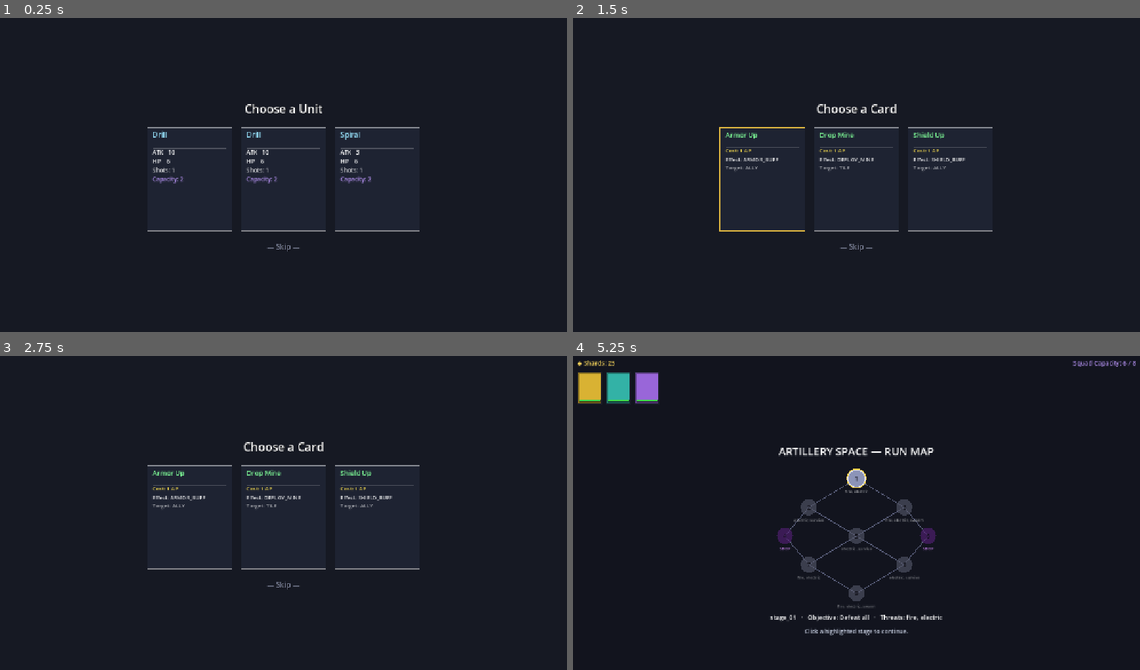
Above: before the commit, frames 1-4 (two rows, left to right).
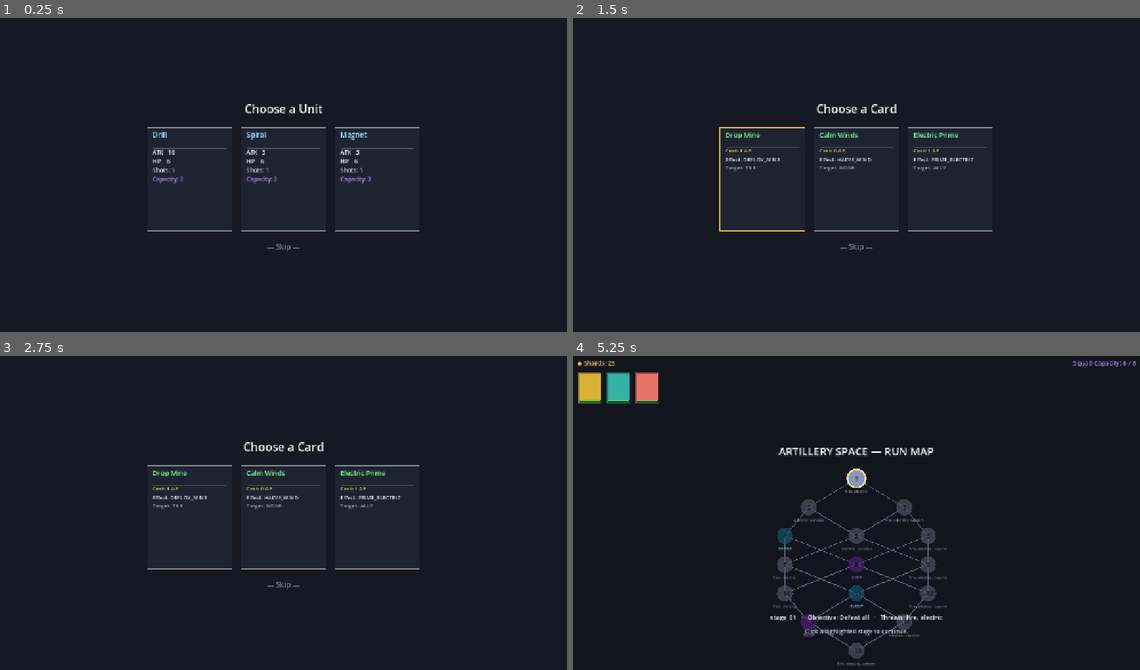
Above: after the commit, the same moments.

Repository: chubas/artillery-roguelike
Game: Godot game, scene res://world/run_controller.tscn
Two runs of this game, one before a commit and one after it. Both use one fixed random seed, a clock stepped at 60 frames per second and the inputs below.
Inputs (mouse positions are in pixels of both pictures, inside the frame that each line leads up to):
- Up to frame 1 (0.25 s): no input
- Up to frame 2 (1.5 s): tap Enter at 0.5 s; move the mouse to (981, 159) at 0.52 s; hold Right 0.53-1.25 s; tap K at 0.6 s; click (981, 159) at 0.67 s; tap Space at 0.77, 1.07, 1.25 s; tap Q at 0.8 s; drag from (743, 193) to (828, 240) at 1.27 s
- Up to frame 3 (2.75 s): tap Enter at 2 s; move the mouse to (340, 443) at 2.02 s; hold Right from 2.03 s (still down); tap E at 2.1 s; click (340, 443) at 2.17 s; tap Space at 2.3 s
- Up to frame 4 (5.25 s): release Right at 2.75 s; tap Space at 2.75, 3.77, 4.07, 4.25 s; drag from (828, 578) to (686, 465) at 2.77 s; tap Enter at 3.5, 5.1 s; move the mouse to (1026, 563) at 3.52 s; hold Left 3.53-4.25 s; tap K at 3.6 s; click (1026, 563) at 3.67 s; tap Q at 3.8 s; drag from (686, 465) to (771, 434) at 4.27 s; move the mouse to (884, 513) at 5.02 s; hold Down from 5.03 s (still down); click (884, 513) at 5.17 s

The runs differ from the first frame. In frame 1, 0.1% of the frame differs, in the area x 43-65%, y 35-44%; in frame 2, 0.4%; in frame 3, 0.4%; in frame 4, 2.5%, in the area x 10-66%, y 5-99%.

Commit message:
Added Special Events nodes

Diff:
--- a/autoloads/features.gd
+++ b/autoloads/features.gd
@@ -31,3 +31,4 @@
 var stage_rng_enabled        : bool = true  # M33: seeded RNG per stage and combat
 var run_seed                 : int  = 42    # M33: 0 = random each run; nonzero = fixed seed (repeatable)
 var shop_enabled             : bool = true  # M34: shop node type + purchase screen
+var events_enabled           : bool = true  # M35: event node type + event screen
--- a/autoloads/run.gd
+++ b/autoloads/run.gd
@@ -12,6 +12,10 @@
 	"res://data/stages/stage_01.tres",
 	"res://data/stages/stage_02.tres",
 	"res://data/stages/stage_03.tres",
+]
+const _EVENT_PATHS : Array = [
+	"res://data/events/resources/event_triage.tres",
+	"res://data/events/resources/event_blood_price.tres",
 ]
 const _DEFAULT_DECK : Array = [   # [path, copies]
 	["res://data/cards/direct_strike.tres", 3],
@@ -62,7 +66,7 @@
 		"res://data/cards/fire_prime.tres",
 		"res://data/cards/electric_prime.tres",
 	]
-	rs.map = MapState.build_diamond(_DEFAULT_MAP)
+	rs.map = MapState.build_run_map(_DEFAULT_MAP, _EVENT_PATHS)
 	var _run_seed : int = Features.run_seed if Features.run_seed != 0 else randi()
 	rs.run_meta = { "seed": _run_seed, "act": 1, "stage_index": 0, "faction": Faction.ARMY }
 	rs.resources["shards"] = 25
--- /dev/null
+++ b/data/event_def.gd
@@ -0,0 +1,19 @@
+# Base class for out-of-combat event nodes. Subclasses implement choices() and resolve().
+# Baked as .tres resources and referenced by MapNode.event_path.
+class_name EventDef
+extends Resource
+
+@export var event_id    : String = ""
+@export var title       : String = ""
+@export var description : String = ""
+@export var act_tags    : Array[String] = ["act_1"]
+
+## Returns choice descriptors for the event screen.
+## Each dict: { label: String, available: bool }
+## Called at display time so dynamic content (unit names, HP) is current.
+func choices(_rs: RunState) -> Array[Dictionary]:
+	return []
+
+## Apply the chosen option to the run state. choice_index matches choices() order.
+func resolve(_choice_index: int, _rs: RunState) -> void:
+	pass
--- /dev/null
+++ b/data/events/resources/event_blood_price.tres
@@ -0,0 +1,9 @@
+[gd_resource type="Resource" script_class="EventBloodPrice" format=3]
+
+[ext_resource type="Script" path="res://data/events/scripts/event_blood_price.gd" id="1_054uj"]
+
+[resource]
+script = ExtResource("1_054uj")
+event_id = "blood_price"
+title = "Blood Price"
+description = "A black market contact offers a deal. The price is steep."
--- /dev/null
+++ b/data/events/resources/event_triage.tres
@@ -0,0 +1,9 @@
+[gd_resource type="Resource" script_class="EventTriage" format=3]
+
+[ext_resource type="Script" path="res://data/events/scripts/event_triage.gd" id="1_4ebo3"]
+
+[resource]
+script = ExtResource("1_4ebo3")
+event_id = "field_triage"
+title = "Field Triage"
+description = "Your medic scavenges supplies. Choose how to use them."
--- /dev/null
+++ b/data/events/scripts/event_blood_price.gd
@@ -0,0 +1,39 @@
+# Blood Price event: take 10 free shards OR sacrifice 3 HP from the highest-HP unit for 20 shards.
+class_name EventBloodPrice
+extends EventDef
+
+func choices(rs: RunState) -> Array[Dictionary]:
+	var target := _pick_sacrifice_target(rs)
+	var label_b : String
+	var avail_b : bool
+	if target == null:
+		label_b = "Sacrifice 3 HP for 20 ◆  (no eligible unit)"
+		avail_b = false
+	else:
+		label_b = "Sacrifice 3 HP from %s (%d HP) for 20 ◆" % [target.display_name, target.current_hp]
+		avail_b = target.current_hp > 3
+	return [
+		{ "label": "Take 10 ◆ for free", "available": true },
+		{ "label": label_b, "available": avail_b },
+	]
+
+func resolve(choice_index: int, rs: RunState) -> void:
+	if choice_index == 0:
+		rs.resources["shards"] = rs.resources.get("shards", 0) + 10
+	else:
+		var target := _pick_sacrifice_target(rs)
+		if target == null or target.current_hp <= 3:
+			return
+		target.current_hp -= 3
+		rs.resources["shards"] = rs.resources.get("shards", 0) + 20
+
+# Returns the alive unit with the highest current HP (not disabled).
+func _pick_sacrifice_target(rs: RunState) -> RunUnitState:
+	var best    : RunUnitState = null
+	var best_hp : int = 0
+	for i in range(rs.squad.size()):
+		var u : RunUnitState = rs.squad[i]
+		if not u.is_disabled and u.current_hp > best_hp:
+			best_hp = u.current_hp
+			best = u
+	return best
--- /dev/null
+++ b/data/events/scripts/event_triage.gd
@@ -0,0 +1,44 @@
+# Field Triage event: heal one critical unit fully (even from dead) OR restore 2 HP to everyone.
+class_name EventTriage
+extends EventDef
+
+func choices(rs: RunState) -> Array[Dictionary]:
+	var target := _pick_heal_target(rs)
+	var label_a : String
+	if target == null:
+		label_a = "No unit needs healing"
+	else:
+		label_a = "Restore %s to full HP" % target.display_name
+	return [
+		{ "label": label_a, "available": target != null },
+		{ "label": "Restore 2 HP to all units", "available": true },
+	]
+
+func resolve(choice_index: int, rs: RunState) -> void:
+	if choice_index == 0:
+		var target := _pick_heal_target(rs)
+		if target == null:
+			return
+		target.current_hp = target.max_hp
+		target.is_disabled = false
+	else:
+		for i in range(rs.squad.size()):
+			var u : RunUnitState = rs.squad[i]
+			u.current_hp = mini(u.current_hp + 2, u.max_hp)
+
+# Prefers a dead unit; falls back to the unit with the most missing HP.
+func _pick_heal_target(rs: RunState) -> RunUnitState:
+	var dead_pick  : RunUnitState = null
+	var hurt_pick  : RunUnitState = null
+	var most_missing : int = 0
+	for i in range(rs.squad.size()):
+		var u : RunUnitState = rs.squad[i]
+		if u.is_disabled:
+			if dead_pick == null:
+				dead_pick = u
+		else:
+			var missing := u.max_hp - u.current_hp
+			if missing > most_missing:
+				most_missing = missing
+				hurt_pick = u
+	return dead_pick if dead_pick != null else hurt_pick
--- a/data/stages/stage_descriptor.gd
+++ b/data/stages/stage_descriptor.gd
@@ -35,3 +35,6 @@
 
 ## M32: profile-driven terrain generation. null = legacy generate(terrain_seed).
 @export var terrain_profile : TerrainProfile = null
+
+## M35: act metadata — which acts this stage is eligible to appear in (tag-based, no gameplay effect yet).
+@export var act_tags : Array[String] = ["act_1"]
--- a/debug/sandbox_overlay.gd
+++ b/debug/sandbox_overlay.gd
@@ -273,6 +273,9 @@
 	var wave_btn := _make_btn("Force Wave")
 	wave_btn.pressed.connect(func() -> void: _combat.debug_force_next_wave())
 	col.add_child(wave_btn)
+	var clear_btn := _make_btn("Clear Stage (Win)")
+	clear_btn.pressed.connect(func() -> void: _combat.debug_force_clear())
+	col.add_child(clear_btn)
 	var rounds_row := HBoxContainer.new()
 	col.add_child(rounds_row)
 	_rounds_spin = _make_spinbox(1.0, 20.0, 1.0)
--- a/scripts/bake_resources.gd
+++ b/scripts/bake_resources.gd
@@ -403,6 +403,7 @@
 	s1.spawn_min_col = 0; s1.spawn_max_col = W / 2 - 1   # left half
 	s1.objective = s1_obj
 	s1.threat_tags = ["fire", "electric"]
+	s1.act_tags = ["act_1"]
 	_save(s1, "res://data/stages/stage_01.tres")
 
 	# stage_02: a survive-N stage on different terrain — exercises the new objective path.
@@ -424,6 +425,7 @@
 	s2.spawn_min_col = 0; s2.spawn_max_col = W / 2 - 1
 	s2.objective = s2_obj
 	s2.threat_tags = ["electric", "survive"]
+	s2.act_tags = ["act_1"]
 	_save(s2, "res://data/stages/stage_02.tres")
 
 	# stage_03 (M14): the run's final node — a heavier defeat-all on its own terrain.
@@ -445,7 +447,23 @@
 	s3.spawn_min_col = 0; s3.spawn_max_col = W / 2 - 1
 	s3.objective = s3_obj
 	s3.threat_tags = ["fire", "electric", "swarm"]
+	s3.act_tags = ["act_1"]
 	_save(s3, "res://data/stages/stage_03.tres")
+
+	# ── M35: event resources ─────────────────────────────────────────────────────
+	var ev_triage := EventTriage.new()
+	ev_triage.event_id    = "field_triage"
+	ev_triage.title       = "Field Triage"
+	ev_triage.description = "Your medic scavenges supplies. Choose how to use them."
+	ev_triage.act_tags    = ["act_1"]
+	_save(ev_triage, "res://data/events/resources/event_triage.tres")
+
+	var ev_blood := EventBloodPrice.new()
+	ev_blood.event_id    = "blood_price"
+	ev_blood.title       = "Blood Price"
+	ev_blood.description = "A black market contact offers a deal. The price is steep."
+	ev_blood.act_tags    = ["act_1"]
+	_save(ev_blood, "res://data/events/resources/event_blood_price.tres")
 
 	# ── M32: Terrain feature definitions ────────────────────────────────────────
 	var fd_ridge := FeatureDefinition.new()
--- a/state/map_node.gd
+++ b/state/map_node.gd
@@ -15,11 +15,18 @@
 ## M33: run-assigned terrain profile (empty = legacy generator) and per-stage RNG seed.
 var terrain_profile_path : String = ""
 var stage_seed           : int    = 0
+## M35: resource path to an EventDef .tres (empty on non-EVENT nodes).
+var event_path : String = ""
 
 func stage() -> StageDescriptor:
 	if stage_path.is_empty():
 		return null
 	return load(stage_path)
+
+func event() -> EventDef:
+	if event_path.is_empty():
+		return null
+	return load(event_path)
 
 func threat_tags() -> Array:
 	var s := stage()
@@ -33,6 +40,7 @@
 		"layer": layer,
 		"terrain_profile_path": terrain_profile_path,
 		"stage_seed": stage_seed,
+		"event_path": event_path,
 	}
 
 static func from_dict(d: Dictionary) -> MapNode:
@@ -43,6 +51,7 @@
 	n.layer = d.get("layer", 0)
 	n.terrain_profile_path = d.get("terrain_profile_path", "")
 	n.stage_seed           = d.get("stage_seed", 0)
+	n.event_path           = d.get("event_path", "")
 	return n
 
 static func make_combat(stage_path: String) -> MapNode:
--- a/state/map_state.gd
+++ b/state/map_state.gd
@@ -104,6 +104,56 @@
 	m.nodes[5].stage_path = ""
 	return m
 
+## Extended run map: 15 nodes, layers (1,2,3,3,3,2,1), with fixed type assignments.
+## event_paths[0] = triage (node 3, L2), event_paths[1] = blood_price (node 10, L4).
+## Shops at L3 (node 7) and L5 (node 12) — guaranteed different layers.
+## stage_paths cycles for all COMBAT nodes; EVENT and SHOP nodes leave stage_path empty.
+static func build_run_map(stage_paths: Array, event_paths: Array) -> MapState:
+	var m := MapState.new()
+	if stage_paths.is_empty():
+		return m
+	var layers := [[0], [1, 2], [3, 4, 5], [6, 7, 8], [9, 10, 11], [12, 13], [14]]
+	var edges := {
+		0:  [1, 2],
+		1:  [3, 4],
+		2:  [4, 5],
+		3:  [6, 7],
+		4:  [6, 7, 8],
+		5:  [7, 8],
+		6:  [9, 10],
+		7:  [9, 10, 11],
+		8:  [10, 11],
+		9:  [12],
+		10: [12, 13],
+		11: [13],
+		12: [14],
+		13: [14],
+		14: [],
+	}
+	while m.nodes.size() < 15:
+		m.nodes.append(MapNode.make_combat(""))
+	for layer_i in range(layers.size()):
+		for idx in layers[layer_i]:
+			var n := MapNode.make_combat(stage_paths[idx % stage_paths.size()])
+			n.layer = layer_i
+			n.next_nodes.assign(edges.get(idx, []))
+			m.nodes[idx] = n
+	# EVENT nodes
+	m.nodes[3].type = MapNode.Type.EVENT
+	m.nodes[3].stage_path = ""
+	if event_paths.size() > 0:
+		m.nodes[3].event_path = event_paths[0]
+	m.nodes[10].type = MapNode.Type.EVENT
+	m.nodes[10].stage_path = ""
+	if event_paths.size() > 1:
+		m.nodes[10].event_path = event_paths[1]
+	# SHOP nodes (different layers: L3 and L5)
+	m.nodes[7].type = MapNode.Type.SHOP
+	m.nodes[7].stage_path = ""
+	m.nodes[12].type = MapNode.Type.SHOP
+	m.nodes[12].stage_path = ""
+	return m
+
 # --- Legacy aliases (linear-only callers) --------------------------------------
 
 func is_last() -> bool:
--- a/systems/combat_manager.gd
+++ b/systems/combat_manager.gd
@@ -1171,3 +1171,11 @@
 	TileStatusSystem.tick_all(_terrain, all_units)
 	for u in player_units + enemy_units:
 		UnitStatusSystem.tick_all(u)
+
+func debug_force_clear() -> void:
+	if _is_terminal():
+		return
+	game_state = GameState.STAGE_CLEAR
+	_hud.set_turn_text("STAGE CLEAR")
+	_set_selection(null)
+	combat_finished.emit("cleared")
--- /dev/null
+++ b/ui/event_screen.gd
@@ -0,0 +1,79 @@
+# Event screen (M35): presents an out-of-combat event with choice buttons.
+# Follows the code-drawn CanvasLayer pattern. RunController swaps this in when the player
+# selects an EVENT node; emits event_completed when a choice is made.
+class_name EventScreen
+extends CanvasLayer
+
+signal event_completed
+
+var _event : EventDef = null
+
+func setup(ev: EventDef) -> void:
+	_event = ev
+	_build()
+
+func _build() -> void:
+	var bg := ColorRect.new()
+	bg.set_anchors_preset(Control.PRESET_FULL_RECT)
+	bg.color = Color(0.06, 0.08, 0.10, 0.97)
+	add_child(bg)
+
+	var root := MarginContainer.new()
+	root.set_anchors_preset(Control.PRESET_FULL_RECT)
+	root.add_theme_constant_override("margin_left", 60)
+	root.add_theme_constant_override("margin_top", 60)
+	root.add_theme_constant_override("margin_right", 60)
+	root.add_theme_constant_override("margin_bottom", 60)
+	add_child(root)
+
+	var outer := VBoxContainer.new()
+	outer.alignment = BoxContainer.ALIGNMENT_CENTER
+	outer.add_theme_constant_override("separation", 28)
+	root.add_child(outer)
+
+	# Title
+	var title := _make_label(_event.title if _event != null else "EVENT", 26)
+	title.horizontal_alignment = HORIZONTAL_ALIGNMENT_CENTER
+	title.add_theme_color_override("font_color", Color(0.95, 0.85, 0.45))
+	outer.add_child(title)
+
+	# Description
+	if _event != null and not _event.description.is_empty():
+		var desc := _make_label(_event.description, 15)
+		desc.horizontal_alignment = HORIZONTAL_ALIGNMENT_CENTER
+		desc.autowrap_mode = TextServer.AUTOWRAP_WORD_SMART
+		desc.add_theme_color_override("font_color", Color(0.78, 0.80, 0.85))
+		outer.add_child(desc)
+
+	# Choice buttons
+	var choice_list : Array[Dictionary] = []
+	if _event != null:
+		choice_list = _event.choices(Run.active)
+
+	var btn_box := VBoxContainer.new()
+	btn_box.alignment = BoxContainer.ALIGNMENT_CENTER
+	btn_box.add_theme_constant_override("separation", 14)
+	outer.add_child(btn_box)
+
+	for i in range(choice_list.size()):
+		var choice : Dictionary = choice_list[i]
+		var btn := Button.new()
+		btn.text = choice.get("label", "Choice %d" % (i + 1))
+		btn.disabled = not choice.get("available", true)
+		btn.focus_mode = Control.FOCUS_NONE
+		btn.custom_minimum_size = Vector2(360, 0)
+		var idx := i
+		btn.pressed.connect(func() -> void: _on_choice(idx))
+		btn_box.add_child(btn)
+
+func _on_choice(idx: int) -> void:
+	if _event != null:
+		_event.resolve(idx, Run.active)
+	event_completed.emit()
+
+func _make_label(text: String, font_size: int) -> Label:
+	var l := Label.new()
+	l.text = text
+	l.add_theme_font_size_override("font_size", font_size)
+	l.add_theme_color_override("font_color", Color.WHITE)
+	return l
--- a/ui/map_screen.gd
+++ b/ui/map_screen.gd
@@ -170,6 +170,9 @@
 		var pnode : MapNode = _map.nodes[preview_idx]
 		if pnode.type == MapNode.Type.SHOP:
 			_detail.text = "SHOP — buy cards, artifacts, or units"
+		elif pnode.type == MapNode.Type.EVENT:
+			var ev := pnode.event()
+			_detail.text = "EVENT — %s" % (ev.title if ev != null else "unknown")
 		else:
 			var s := pnode.stage()
 			if s != null:
@@ -260,7 +263,8 @@
 		var c : Vector2 = _positions[index]
 		var font := ThemeDB.fallback_font
 		var node : MapNode = map.nodes[index]
-		var is_shop : bool = node.type == MapNode.Type.SHOP
+		var is_shop  : bool = node.type == MapNode.Type.SHOP
+		var is_event : bool = node.type == MapNode.Type.EVENT
 		var fill : Color
 		if map.visited.has(index):
 			fill = Color(0.28, 0.78, 0.42)
@@ -268,6 +272,10 @@
 			fill = Color(0.55, 0.2, 0.8)
 		elif is_shop:
 			fill = Color(0.32, 0.12, 0.45, 0.65)
+		elif is_event and map.can_select(index):
+			fill = Color(0.15, 0.65, 0.75)
+		elif is_event:
+			fill = Color(0.08, 0.35, 0.42, 0.65)
 		elif map.can_select(index):
 			fill = Color(0.55, 0.58, 0.72)
 		else:
@@ -283,6 +291,10 @@
 			var lw := font.get_string_size("SHOP", HORIZONTAL_ALIGNMENT_LEFT, -1, 9).x
 			draw_string(font, Vector2(c.x - lw * 0.5, c.y + NODE_R + 14.0), "SHOP",
 					HORIZONTAL_ALIGNMENT_LEFT, -1, 9, Color(0.85, 0.55, 1.0, 0.85))
+		elif is_event:
+			var lw := font.get_string_size("EVENT", HORIZONTAL_ALIGNMENT_LEFT, -1, 9).x
+			draw_string(font, Vector2(c.x - lw * 0.5, c.y + NODE_R + 14.0), "EVENT",
+					HORIZONTAL_ALIGNMENT_LEFT, -1, 9, Color(0.45, 0.95, 1.0, 0.85))
 		else:
 			var tags : Array = node.threat_tags()
 			if not tags.is_empty():
--- a/world/combat_scene.gd
+++ b/world/combat_scene.gd
@@ -235,6 +235,7 @@
 	_m32_smoke()
 	_m33_smoke()
 	_m34_smoke()
+	_m35_smoke()
 
 	await get_tree().create_timer(0.3).timeout
 	get_tree().quit()
@@ -1401,6 +1402,57 @@
 	Run.start_default_run()
 	print("  start_shards=%d (expect 25)" % Run.active.resources.get("shards", 0))
 
+func _m35_smoke() -> void:
+	print("[smoke] -- M35 event nodes + extended map --")
+	Run.start_default_run()
+	var m : MapState = Run.active.map
+	print("  node_count=%d (expect 15)" % m.nodes.size())
+	var shop_count := 0
+	var event_count := 0
+	var shop_layers : Array[int] = []
+	for i in range(m.nodes.size()):
+		var node : MapNode = m.nodes[i]
+		if node.type == MapNode.Type.SHOP:
+			shop_count += 1
+			shop_layers.append(node.layer)
+		elif node.type == MapNode.Type.EVENT:
+			event_count += 1
+	print("  shop_count=%d (expect 2)" % shop_count)
+	print("  event_count=%d (expect 2)" % event_count)
+	var diff_layers : bool = shop_layers.size() == 2 and shop_layers[0] != shop_layers[1]
+	print("  shops_different_layers=%s (expect true)" % str(diff_layers))
+	# Verify event nodes have paths and can load their EventDef
+	var events_have_paths := true
+	var events_loadable := true
+	for i in range(m.nodes.size()):
+		var node : MapNode = m.nodes[i]
+		if node.type == MapNode.Type.EVENT:
+			if node.event_path.is_empty():
+				events_have_paths = false
+			elif node.event() == null:
+				events_loadable = false
+	print("  events_have_paths=%s (expect true)" % str(events_have_paths))
+	print("  events_loadable=%s (expect true)" % str(events_loadable))
+	# Verify stage act_tags (first combat node's stage)
+	var first_combat_stage : StageDescriptor = m.nodes[0].stage()
+	if first_combat_stage != null:
+		print("  stage_act_tags=%s (expect [act_1])" % str(first_combat_stage.act_tags))
+	# Verify triage event choices
+	Run.active.squad[0].current_hp = 1   # wound first unit
+	var ev_node : MapNode = m.nodes[3]
+	if ev_node.type == MapNode.Type.EVENT and not ev_node.event_path.is_empty():
+		var ev := ev_node.event()
+		if ev != null:
+			var ch := ev.choices(Run.active)
+			print("  triage_choice_count=%d (expect 2)" % ch.size())
+	# Verify blood_price event choices
+	var ev_node2 : MapNode = m.nodes[10]
+	if ev_node2.type == MapNode.Type.EVENT and not ev_node2.event_path.is_empty():
+		var ev2 := ev_node2.event()
+		if ev2 != null:
+			var ch2 := ev2.choices(Run.active)
+			print("  blood_price_choice_count=%d (expect 2)" % ch2.size())
+
 func _find_unit(dname: String) -> Unit:
 	for u in combat.all_units:
 		if u.display_name == dname:
--- a/world/run_controller.gd
+++ b/world/run_controller.gd
@@ -58,6 +58,8 @@
 func _on_node_selected(node: MapNode) -> void:
 	if node.type == MapNode.Type.SHOP and Features.shop_enabled:
 		_enter_shop(node)
+	elif node.type == MapNode.Type.EVENT and Features.events_enabled:
+		_enter_event(node)
 	else:
 		_enter_combat(node)
 
@@ -70,6 +72,25 @@
 	ss.setup()
 
 func _on_shop_closed() -> void:
+	Run.active.map.mark_visited()
+	if Run.active.map.is_complete():
+		_show_map_end("RUN COMPLETE")
+	else:
+		_show_map()
+
+# --- Event -----------------------------------------------------------------------
+
+func _enter_event(node: MapNode) -> void:
+	var ev := node.event()
+	if ev == null:
+		_enter_combat(node)   # fallback: no event resource on this node
+		return
+	var es := EventScreen.new()
+	es.event_completed.connect(_on_event_completed)
+	_swap(es)
+	es.setup(ev)
+
+func _on_event_completed() -> void:
 	Run.active.map.mark_visited()
 	if Run.active.map.is_complete():
 		_show_map_end("RUN COMPLETE")
Not shown, added: data/event_def.gd.uid
Not shown, added: data/events/scripts/event_blood_price.gd.uid
Not shown, added: data/events/scripts/event_triage.gd.uid
Not shown, added: ui/event_screen.gd.uid
Not shown, changed: PROGRESS.md
Not shown, added: docs/planning/milestone-35-plan.md
